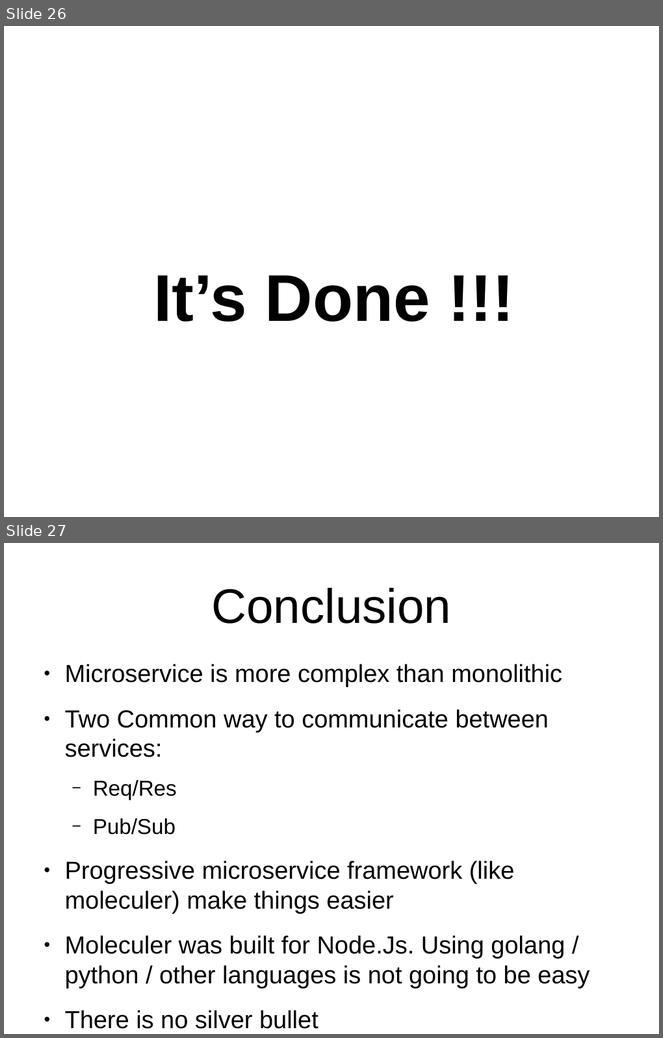
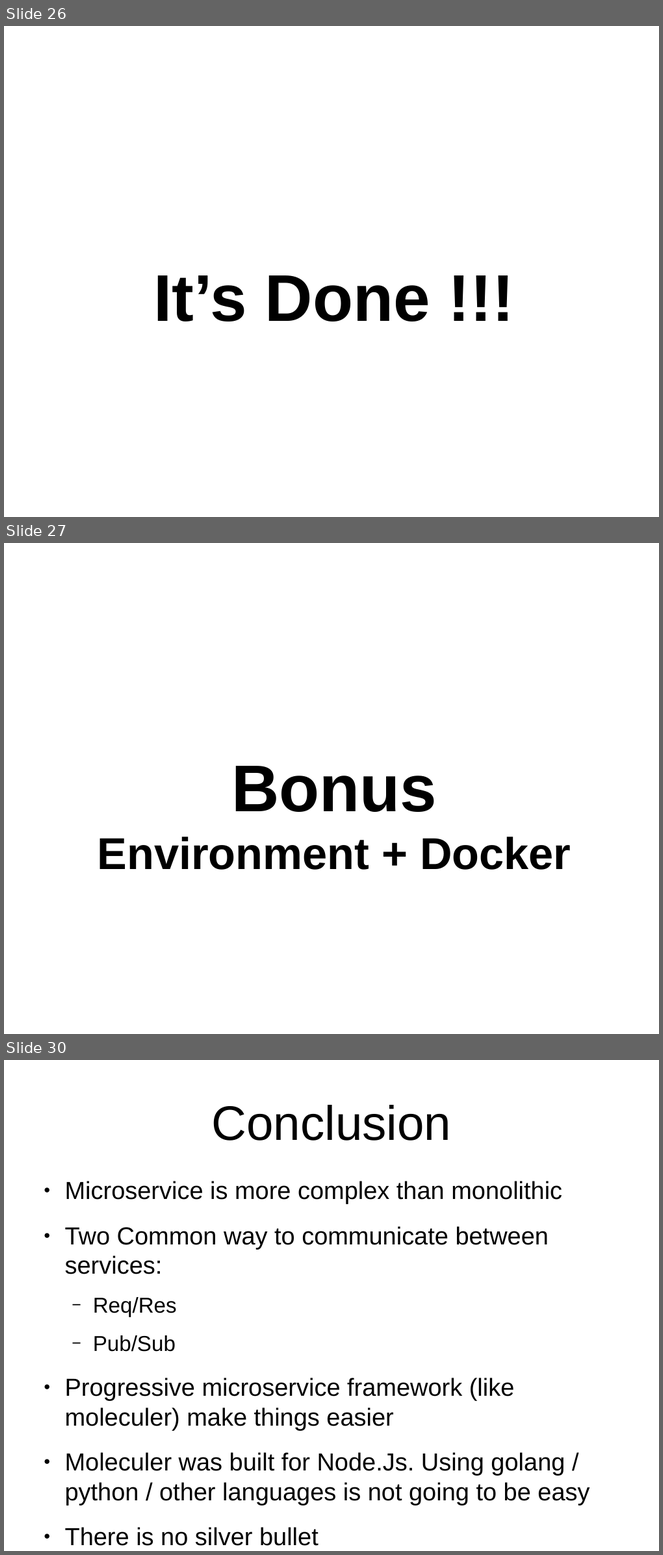
Before and after one commit to goFrendiAsgard/kuliah-2.0, a slide deck: workshop-moleculer/moleculer.odp. Shown one above the other, each under a label of ours: slides 26 and 27 before the commit, slides 26, 27 and 30 after it; the slides between them are not shown. The pictures are 663x1038 and 663x1555 pixels, drawn with LibreOffice and Linux fonts; fonts in the diff are those of the drawing. Boxes give left, top, right and bottom in pixels: in the first picture for what was removed or moved away, otherwise in the second. Text is boxed around its words. In the diff, an @@ line names an element or a change of style, - is before the commit and + after.

```diff
--- a/workshop-moleculer/moleculer.odp
+++ b/workshop-moleculer/moleculer.odp
@@ slide 27 added at [4, 543, 659, 1034], background #FFFFFF @@
@@ title added at [98, 766, 571, 870], 54 pt, text #000000, bold @@
+Bonus
+Environment + Docker
@@ what was slide 27 is now slide 30 @@
```
Also in this commit, not shown: 1 slide changed, 2 other slides added, 44 other files.
